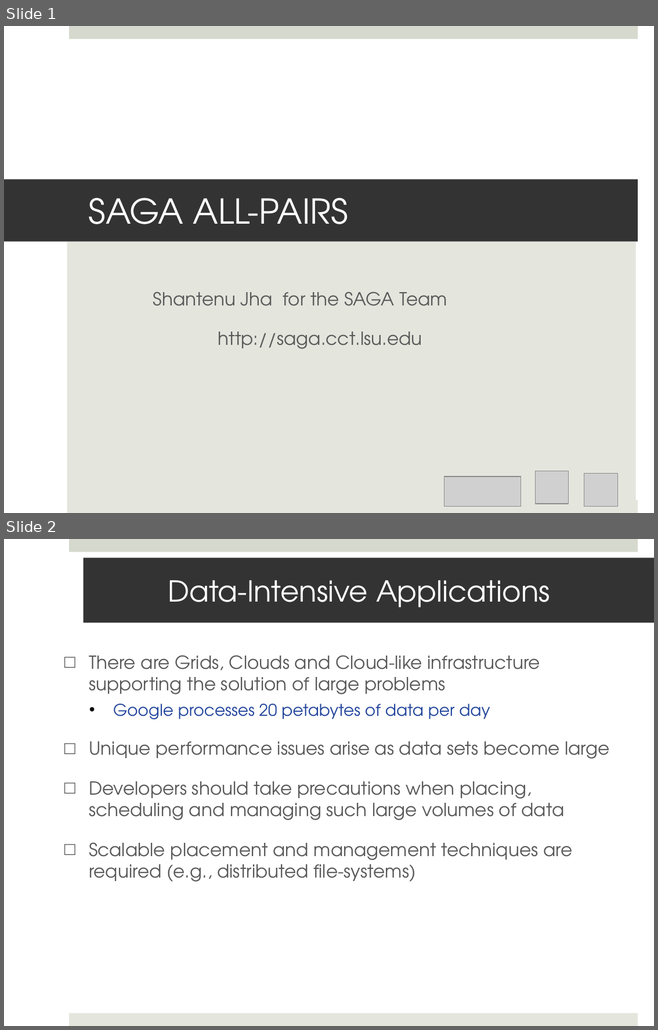
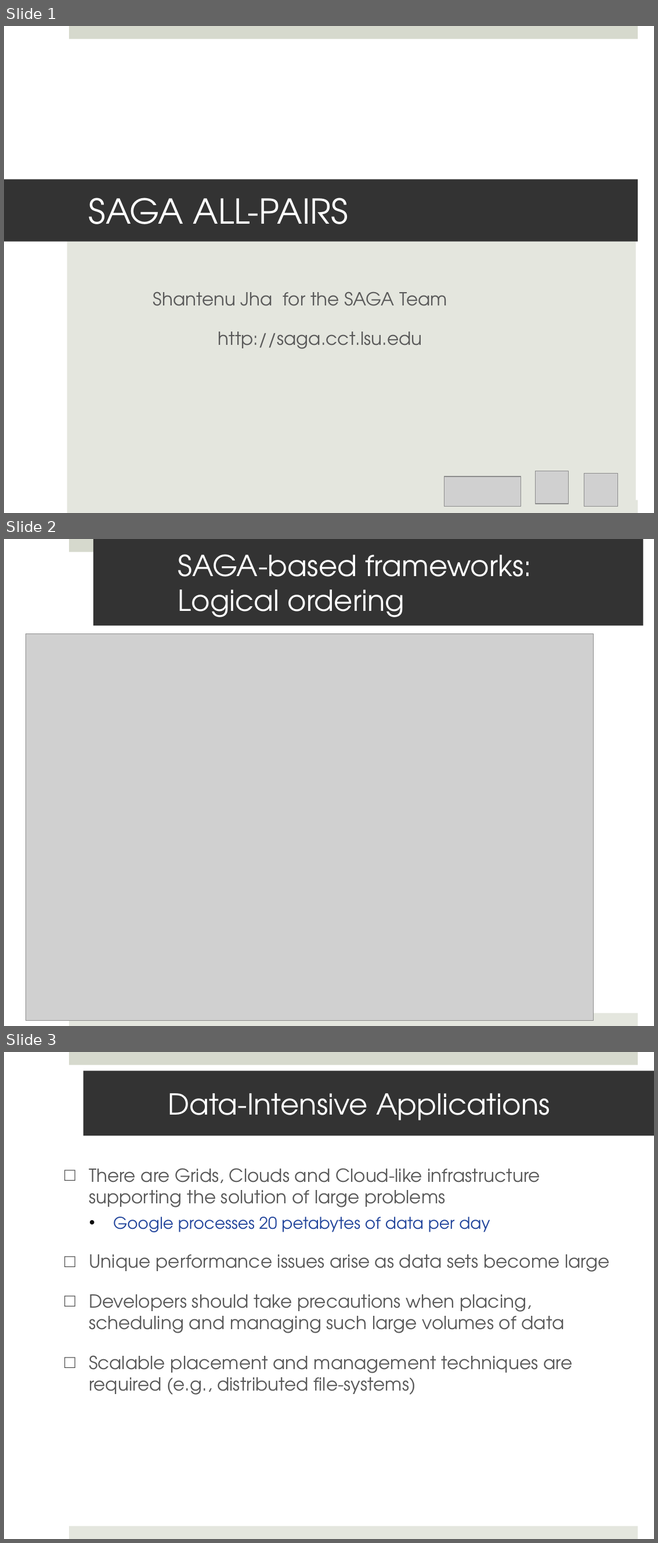
Before and after one commit to saga-project/saga-cpp-legacy-projects, a slide deck: papers/data_intensive/eScience09/RoyalSocietyPresentation.pptx. Shown one above the other, each under a label of ours: slides 1 and 2 before the commit, slides 1, 2 and 3 after it. The pictures are 658x1030 and 658x1543 pixels, drawn with LibreOffice and Linux fonts; fonts in the diff are those of the drawing; grey boxes stand for pictures; background and template pictures are left out. Boxes give left, top, right and bottom in pixels: in the first picture for what was removed or moved away, otherwise in the second. Text is boxed around its words. In the diff, an @@ line names an element or a change of style, - is before the commit and + after.

```diff
--- a/papers/data_intensive/eScience09/RoyalSocietyPresentation.pptx
+++ b/papers/data_intensive/eScience09/RoyalSocietyPresentation.pptx
@@ slide 2 added at (x1=4, y1=539, x2=654, y2=1026), background #FFFFFF; not listed: 2 template elements that a slide beside it also shows @@
@@ title added at (x1=93, y1=539, x2=643, y2=625), fill #333333, 32 pt, text #FFFFFF @@
+SAGA-based frameworks: Logical ordering
@@ picture added at (x1=25, y1=634, x2=593, y2=1020) @@
@@ what was slide 2 is now slide 3 @@
```
Also in this commit, not shown: 2 slides changed, 1 other file.
